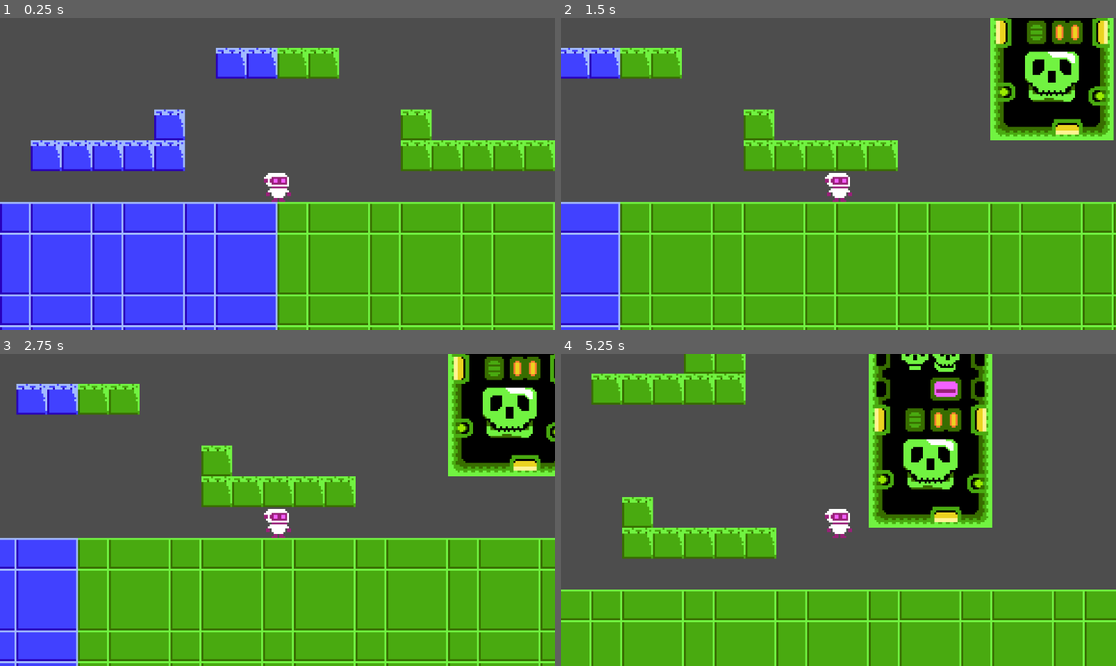
Above: before the commit, frames 1-4 (two rows, left to right).
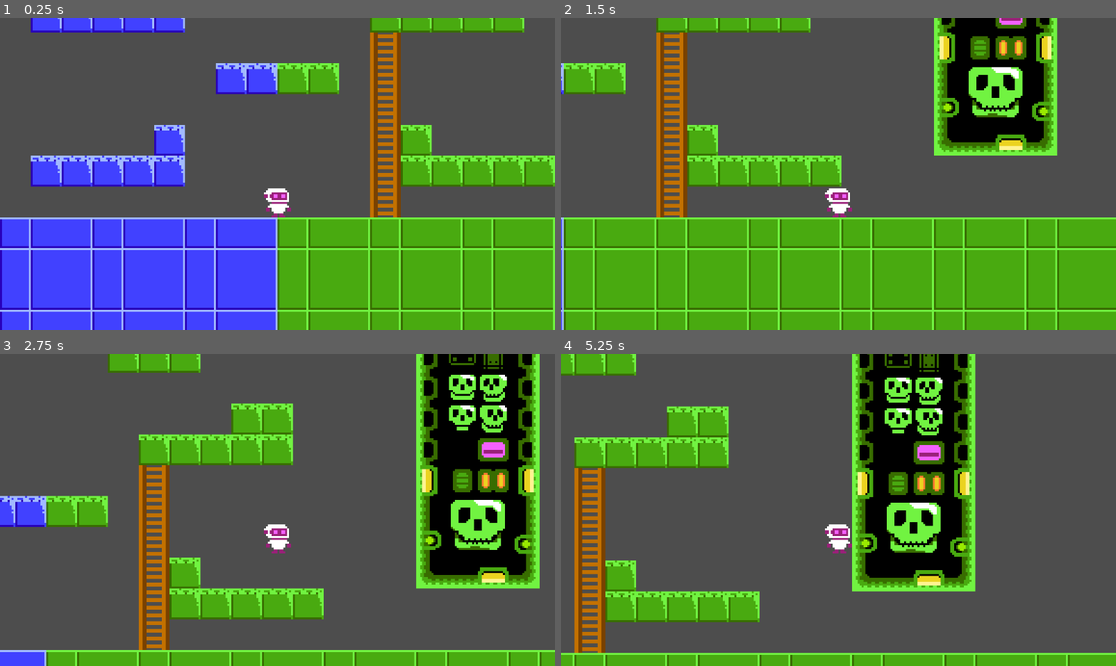
Above: after the commit, the same moments.

Repository: cheskya/ISCS3014-Project2
Game: Godot game, scene res://scenes/game.tscn
Two runs of this game, one before a commit and one after it. Both use one fixed random seed, a clock stepped at 60 frames per second and the inputs below.
Inputs:
- Up to frame 1 (0.25 s): no input
- Up to frame 2 (1.5 s): tap Enter (ui_accept) at 0.5, 0.6 s; hold Right (ui_right) from 0.53 s (still down); tap Space (jump, bound only after the commit) at 0.77, 0.8, 1.07, 1.35 s
- Up to frame 3 (2.75 s): tap Space (jump, bound only after the commit) at 1.52, 1.82, 2.3 s; tap Enter (ui_accept) at 1.55, 2.1 s; release Right (ui_right) at 2.03 s; hold Left (ui_left) from 2.03 s (still down)
- Up to frame 4 (5.25 s): release Left (ui_left) at 2.78 s; hold Right (ui_right) 2.78-4.28 s; tap Enter (ui_accept) at 2.85, 4.35, 5.1 s; tap Space (jump, bound only after the commit) at 3.02, 3.32, 3.6, 3.77, 4.07, 4.52, 4.82 s; hold Left (ui_left) 4.28-5.03 s; hold Right (ui_right) from 5.03 s (still down)

The runs differ from the first frame. In frame 1, 28% of the frame differs, in the area x 0-100%, y 0-100%; in frame 2, 44%; in frame 3, 61%; in frame 4, 50%.

Commit message:
Add ladder

Diff:
--- a/project.godot
+++ b/project.godot
@@ -15,6 +15,38 @@
 config/features=PackedStringArray("4.3", "GL Compatibility")
 config/icon="res://icon.svg"
 
+[input]
+
+move_left={
+"deadzone": 0.5,
+"events": [Object(InputEventKey,"resource_local_to_scene":false,"resource_name":"","device":-1,"window_id":0,"alt_pressed":false,"shift_pressed":false,"ctrl_pressed":false,"meta_pressed":false,"pressed":false,"keycode":0,"physical_keycode":4194319,"key_label":0,"unicode":0,"location":0,"echo":false,"script":null)
+, Object(InputEventKey,"resource_local_to_scene":false,"resource_name":"","device":-1,"window_id":0,"alt_pressed":false,"shift_pressed":false,"ctrl_pressed":false,"meta_pressed":false,"pressed":false,"keycode":0,"physical_keycode":65,"key_label":0,"unicode":97,"location":0,"echo":false,"script":null)
+]
+}
+move_right={
+"deadzone": 0.5,
+"events": [Object(InputEventKey,"resource_local_to_scene":false,"resource_name":"","device":-1,"window_id":0,"alt_pressed":false,"shift_pressed":false,"ctrl_pressed":false,"meta_pressed":false,"pressed":false,"keycode":0,"physical_keycode":4194321,"key_label":0,"unicode":0,"location":0,"echo":false,"script":null)
+, Object(InputEventKey,"resource_local_to_scene":false,"resource_name":"","device":-1,"window_id":0,"alt_pressed":false,"shift_pressed":false,"ctrl_pressed":false,"meta_pressed":false,"pressed":false,"keycode":0,"physical_keycode":68,"key_label":0,"unicode":100,"location":0,"echo":false,"script":null)
+]
+}
+move_up={
+"deadzone": 0.5,
+"events": [Object(InputEventKey,"resource_local_to_scene":false,"resource_name":"","device":-1,"window_id":0,"alt_pressed":false,"shift_pressed":false,"ctrl_pressed":false,"meta_pressed":false,"pressed":false,"keycode":0,"physical_keycode":4194320,"key_label":0,"unicode":0,"location":0,"echo":false,"script":null)
+, Object(InputEventKey,"resource_local_to_scene":false,"resource_name":"","device":-1,"window_id":0,"alt_pressed":false,"shift_pressed":false,"ctrl_pressed":false,"meta_pressed":false,"pressed":false,"keycode":0,"physical_keycode":87,"key_label":0,"unicode":119,"location":0,"echo":false,"script":null)
+]
+}
+move_down={
+"deadzone": 0.5,
+"events": [Object(InputEventKey,"resource_local_to_scene":false,"resource_name":"","device":-1,"window_id":0,"alt_pressed":false,"shift_pressed":false,"ctrl_pressed":false,"meta_pressed":false,"pressed":false,"keycode":0,"physical_keycode":4194322,"key_label":0,"unicode":0,"location":0,"echo":false,"script":null)
+, Object(InputEventKey,"resource_local_to_scene":false,"resource_name":"","device":-1,"window_id":0,"alt_pressed":false,"shift_pressed":false,"ctrl_pressed":false,"meta_pressed":false,"pressed":false,"keycode":0,"physical_keycode":83,"key_label":0,"unicode":115,"location":0,"echo":false,"script":null)
+]
+}
+jump={
+"deadzone": 0.5,
+"events": [Object(InputEventKey,"resource_local_to_scene":false,"resource_name":"","device":-1,"window_id":0,"alt_pressed":false,"shift_pressed":false,"ctrl_pressed":false,"meta_pressed":false,"pressed":false,"keycode":0,"physical_keycode":32,"key_label":0,"unicode":32,"location":0,"echo":false,"script":null)
+]
+}
+
 [rendering]
 
 textures/canvas_textures/default_texture_filter=0
--- a/scenes/game.tscn
+++ b/scenes/game.tscn
@@ -1,15 +1,9 @@
 [gd_scene load_steps=9 format=4 uid="uid://b0q0tjdictoyv"]
 
 [ext_resource type="Texture2D" uid="uid://ddqk1iy84wn1j" path="res://assets/tiles/solid_tiles.png" id="1_3b05h"]
-[ext_resource type="Texture2D" uid="uid://c2rsgnwycfnfj" path="res://assets/tiles/ladder_tiles.png" id="1_52fk6"]
 [ext_resource type="Texture2D" uid="uid://b8j5tdmskkebq" path="res://assets/tiles/background_pink_tiles.png" id="2_8b7l5"]
 [ext_resource type="PackedScene" uid="uid://dq47v8mhf8dft" path="res://scenes/player.tscn" id="3_xfwxu"]
-
-[sub_resource type="TileSetAtlasSource" id="TileSetAtlasSource_cyhti"]
-texture = ExtResource("1_52fk6")
-0:0/0 = 0
-0:1/0 = 0
-0:2/0 = 0
+[ext_resource type="Texture2D" uid="uid://c2ats2rakf3g1" path="res://assets/tiles/ladder.png" id="4_ru84m"]
 
 [sub_resource type="TileSetAtlasSource" id="TileSetAtlasSource_6juc5"]
 texture = ExtResource("1_3b05h")
@@ -573,16 +567,27 @@
 18:9/0 = 0
 19:9/0 = 0
 
+[sub_resource type="TileSetAtlasSource" id="TileSetAtlasSource_qboho"]
+texture = ExtResource("4_ru84m")
+0:0/0 = 0
+0:0/0/physics_layer_1/polygon_0/points = PackedVector2Array(-8, -8, 8, -8, 8, 8, -8, 8)
+0:0/0/custom_data_0 = 1
+
 [sub_resource type="TileSet" id="TileSet_oby2r"]
 physics_layer_0/collision_layer = 1
+physics_layer_1/collision_layer = 2
+physics_layer_1/collision_mask = 0
+custom_data_layer_0/name = "type"
+custom_data_layer_0/type = 2
 sources/1 = SubResource("TileSetAtlasSource_6juc5")
 sources/2 = SubResource("TileSetAtlasSource_vsfne")
-sources/0 = SubResource("TileSetAtlasSource_cyhti")
+sources/3 = SubResource("TileSetAtlasSource_qboho")
 
 [node name="Game" type="Node2D"]
 
 [node name="TileMapLayer" type="TileMapLayer" parent="."]
-tile_map_data = PackedByteArray("AADw/+r/AQAAAAAAAADw/+v/AQA …(158992 unchanged characters)… WAAAAAAAAANv/AAAAAAIAAAABANr/AAAAAAEAAAA=")
+tile_map_data = PackedByteArray("AADw/+r/AQAAAAAAAADw/+v/AQA …(158992 unchanged characters)… WAAAAAAAAANv/AAAAAAIAAAABANr/AAAAAAEAAAADAPv/AwAAAAAAAAADAPz/AwAAAAAAAAADAP3/AwAAAAAAAAADAP7/AwAAAAAAAAADAP//AwAAAAAAAAADAPr/AwAAAAAAAAA=")
 tile_set = SubResource("TileSet_oby2r")
 
 [node name="Player" parent="." instance=ExtResource("3_xfwxu")]
+position = Vector2(0, -8)
--- a/scenes/player.tscn
+++ b/scenes/player.tscn
@@ -21,7 +21,11 @@
 [sub_resource type="RectangleShape2D" id="RectangleShape2D_6hq41"]
 size = Vector2(14, 15)
 
+[sub_resource type="RectangleShape2D" id="RectangleShape2D_4bu0h"]
+size = Vector2(14, 15)
+
 [node name="Player" type="CharacterBody2D"]
+collision_layer = 3
 script = ExtResource("1_ovy04")
 
 [node name="Camera2D" type="Camera2D" parent="."]
@@ -29,12 +33,24 @@
 zoom = Vector2(4, 4)
 
 [node name="AnimatedSprite2D" type="AnimatedSprite2D" parent="."]
-position = Vector2(0, -8)
 sprite_frames = SubResource("SpriteFrames_xr0xd")
 animation = &"idle"
 autoplay = "idle"
 frame_progress = 0.412724
 
 [node name="CollisionShape2D" type="CollisionShape2D" parent="."]
-position = Vector2(0, -7.5)
+position = Vector2(0, 0.5)
 shape = SubResource("RectangleShape2D_6hq41")
+
+[node name="SpecialTileCheck" type="Area2D" parent="."]
+collision_layer = 0
+collision_mask = 2
+
+[node name="CollisionShape2D" type="CollisionShape2D" parent="SpecialTileCheck"]
+position = Vector2(0, 0.5)
+shape = SubResource("RectangleShape2D_4bu0h")
+
+[connection signal="area_entered" from="SpecialTileCheck" to="." method="_on_special_tile_check_area_entered"]
+[connection signal="area_exited" from="SpecialTileCheck" to="." method="_on_special_tile_check_area_exited"]
+[connection signal="body_entered" from="SpecialTileCheck" to="." method="_on_special_tile_check_body_entered"]
+[connection signal="body_exited" from="SpecialTileCheck" to="." method="_on_special_tile_check_body_exited"]
--- a/scripts/player.gd
+++ b/scripts/player.gd
@@ -1,25 +1,47 @@
 extends CharacterBody2D
 
+const SPEED = 150.0
+const JUMP_VELOCITY = -320.0
 
-const SPEED = 130.0
-const JUMP_VELOCITY = -260.0
-
+var isClimbing : bool = false
+var XDirection
+var YDirection
 
 func _physics_process(delta: float) -> void:
 	# Add the gravity.
-	if not is_on_floor():
+	if not is_on_floor() and not isClimbing:
 		velocity += get_gravity() * delta
 
 	# Handle jump.
-	if Input.is_action_just_pressed("ui_accept") and is_on_floor():
+	if Input.is_action_just_pressed("jump") and is_on_floor() and not isClimbing:
 		velocity.y = JUMP_VELOCITY
 
 	# Get the input direction and handle the movement/deceleration.
 	# As good practice, you should replace UI actions with custom gameplay actions.
-	var direction := Input.get_axis("ui_left", "ui_right")
-	if direction:
-		velocity.x = direction * SPEED
+	if isClimbing:
+		XDirection = Input.get_axis("move_left", "move_right")
+		YDirection = Input.get_axis("move_up", "move_down")
+	else:
+		XDirection = Input.get_axis("move_left", "move_right")
+
+	if XDirection:
+		velocity.x = XDirection * SPEED
 	else:
 		velocity.x = move_toward(velocity.x, 0, SPEED)
 
+	# velcoity.y should only be modified this way if climbing
+	if isClimbing:
+		if YDirection:
+			velocity.y = YDirection * SPEED
+		else:
+			velocity.y = move_toward(velocity.x, 0, SPEED)
+
 	move_and_slide()
+
+func _on_special_tile_check_body_entered(body: Node2D) -> void:
+	isClimbing = true
+	pass
+
+func _on_special_tile_check_body_exited(body: Node2D) -> void:
+	isClimbing = false
+	pass
Binary file added: assets/tiles/ladder.png
Not shown, added: assets/tiles/ladder.png.import
Not shown: 1 places in scenes/player.tscn that only renumber resources
